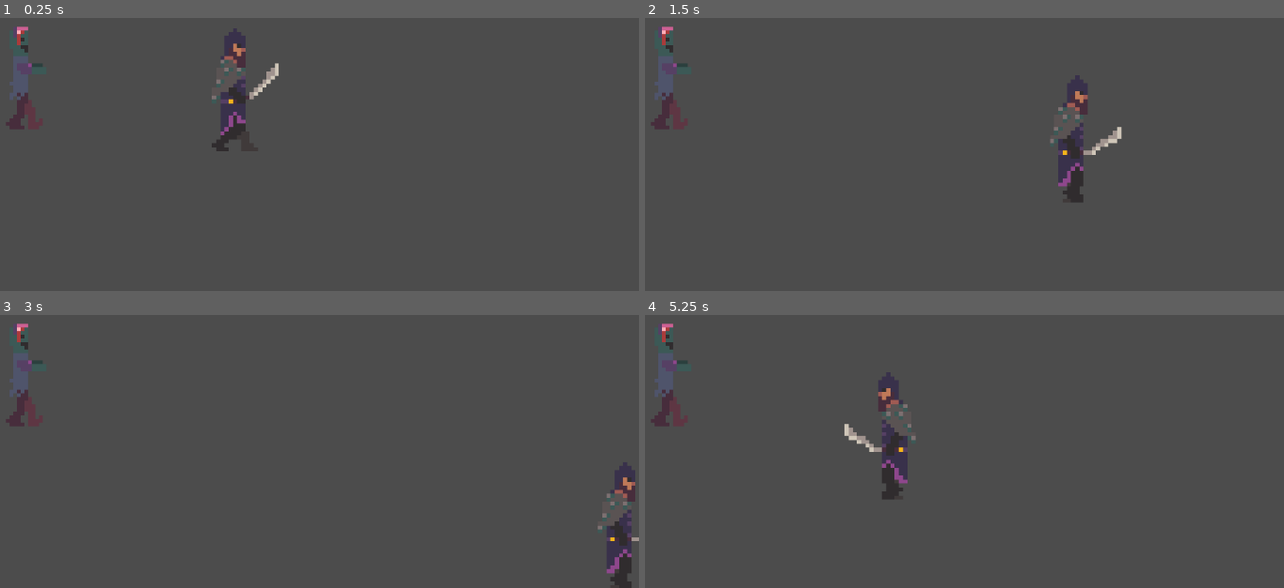
Above: before the commit, frames 1-4 (two rows, left to right).
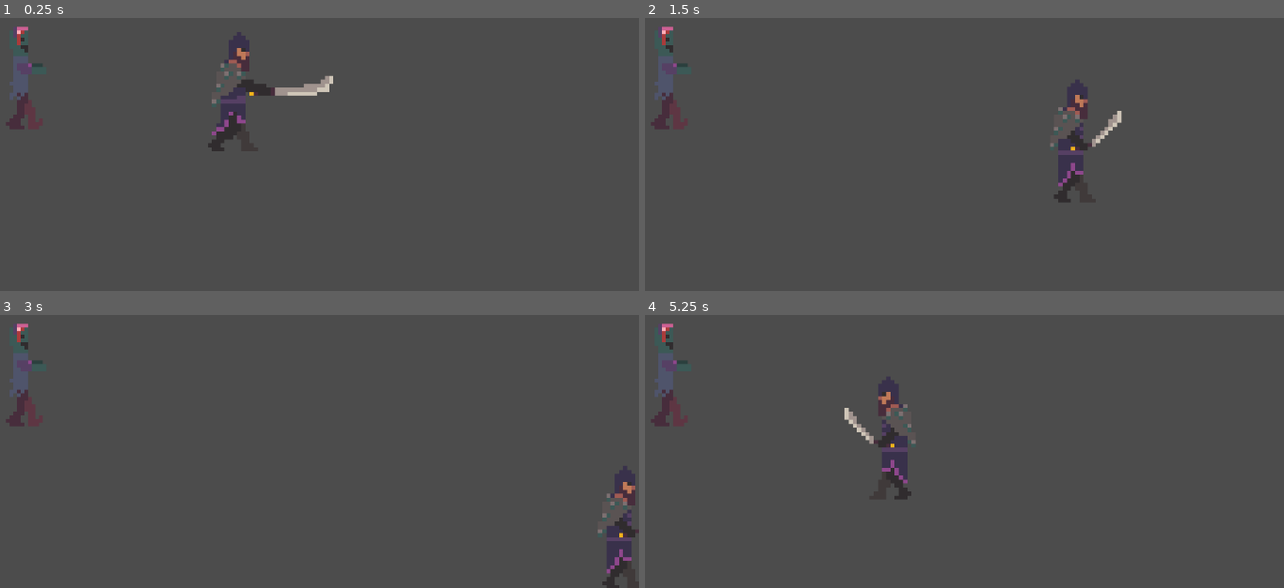
Above: after the commit, the same moments.

Repository: imav97/GMTK2021
Game: Godot game, scene res://TEST_SCENE.tscn
The game is run twice, just before and just after one commit, with the same random seed, the same clock (stepped at 60 frames per second) and the same inputs.
Inputs (mouse positions are in pixels of both pictures, inside the frame that each line leads up to):
- Up to frame 1 (0.25 s): no input
- Up to frame 2 (1.5 s): tap Enter at 0.5 s; move the mouse to (1073, 50) at 0.52 s; press the mouse at (1073, 50) at 0.53 s; hold D (right) 0.53-1.28 s; move the mouse to (760, 94) at 1.27 s; release the mouse at (760, 94) at 1.28 s; hold S (down) from 1.28 s (still down); tap Shift (mana_attack) at 1.35 s
- Up to frame 3 (3 s): move the mouse to (outside the picture) at 2.02 s; release S (down) at 2.03 s; hold D (right) 2.03-2.78 s; hold Space (simple_attack) 2.03-2.78 s; move the mouse to (223, 456) at 2.77 s; hold W (up) from 2.78 s (still down); click (223, 456) at 2.85 s
- Up to frame 4 (5.25 s): move the mouse to (1130, 435) at 3.52 s; release W (up) at 3.53 s; hold Shift (mana_attack) 3.53-4.28 s; hold A (left) 3.53-5.03 s; move the mouse to (outside the picture) at 4.27 s; tap Space (simple_attack) at 4.35 s; move the mouse to (945, 369) at 5.02 s; press the mouse at (945, 369) at 5.03 s; hold S (down) from 5.03 s (still down)

The runs differ from the first frame. In frame 1, 1.5% of the frame differs, in the area x 32-53%, y 3-49%; in frame 2, 1.0%; in frame 3, 0.6%; in frame 4, 1.0%.

Commit message:
scripted saladin idle animation

Diff:
--- a/gmtk2021/KeyboardCharacter.gd
+++ b/gmtk2021/KeyboardCharacter.gd
@@ -28,6 +28,8 @@
 	if Input.is_action_pressed('up'):
 		velocity.y -= 1
 
+	if Input.is_action_just_released("down") or Input.is_action_just_released("up") or Input.is_action_just_released("right") or Input.is_action_just_released("left"):
+		play_idle()
 
 	velocity = velocity.normalized() * speed
 
@@ -37,8 +39,6 @@
 	if velocity != Vector2.ZERO:
 		$RayCast2D.cast_to = velocity.normalized() * 18
 		ani_player.play("walk")
-	elif !ani_player.is_playing():
-		ani_player.stop()
 
 
 func _input(event):
@@ -56,3 +56,7 @@
 
 	if event.is_action_pressed("mana_attack"):
 		print("range attack")
+
+
+func play_idle():
+	ani_player.play("idle")
--- a/gmtk2021/KeyboardCharacter.tscn
+++ b/gmtk2021/KeyboardCharacter.tscn
@@ -5,7 +5,7 @@
 
 [sub_resource type="Animation" id=3]
 resource_name = "attack"
-length = 0.4
+length = 0.5
 step = 0.15
 tracks/0/type = "value"
 tracks/0/path = NodePath("Sprite:frame")
@@ -18,6 +18,20 @@
 "transitions": PoolRealArray( 1, 1 ),
 "update": 1,
 "values": [ 4, 5 ]
+}
+tracks/1/type = "method"
+tracks/1/path = NodePath(".")
+tracks/1/interp = 1
+tracks/1/loop_wrap = true
+tracks/1/imported = false
+tracks/1/enabled = true
+tracks/1/keys = {
+"times": PoolRealArray( 0.45 ),
+"transitions": PoolRealArray( 1 ),
+"values": [ {
+"args": [  ],
+"method": "play_idle"
+} ]
 }
 
 [sub_resource type="Animation" id=4]
@@ -73,7 +87,7 @@
 [node name="Sprite" type="Sprite" parent="."]
 texture = ExtResource( 2 )
 hframes = 8
-frame = 7
+frame = 5
 
 [node name="CollisionShape2D" type="CollisionShape2D" parent="."]
 shape = SubResource( 2 )
